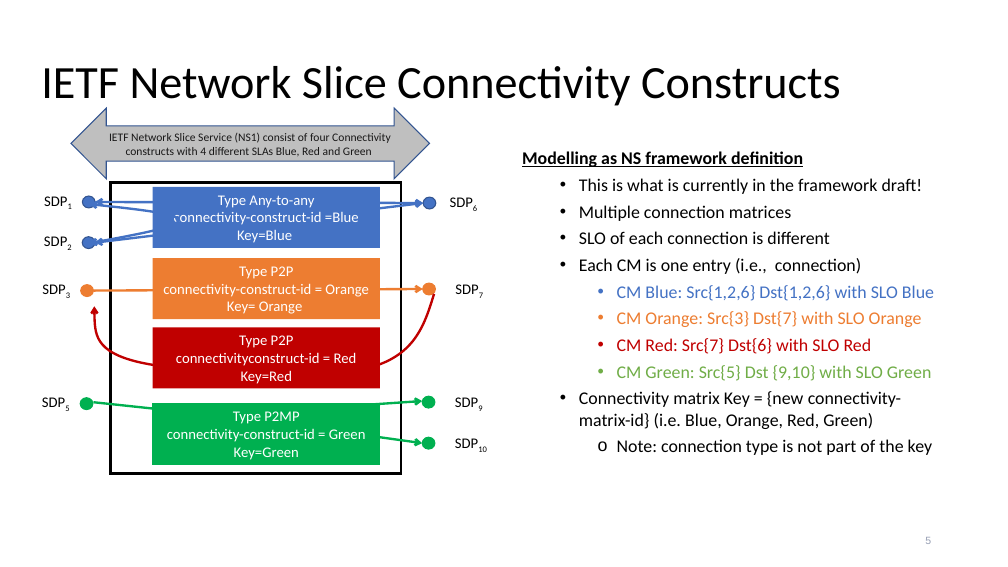
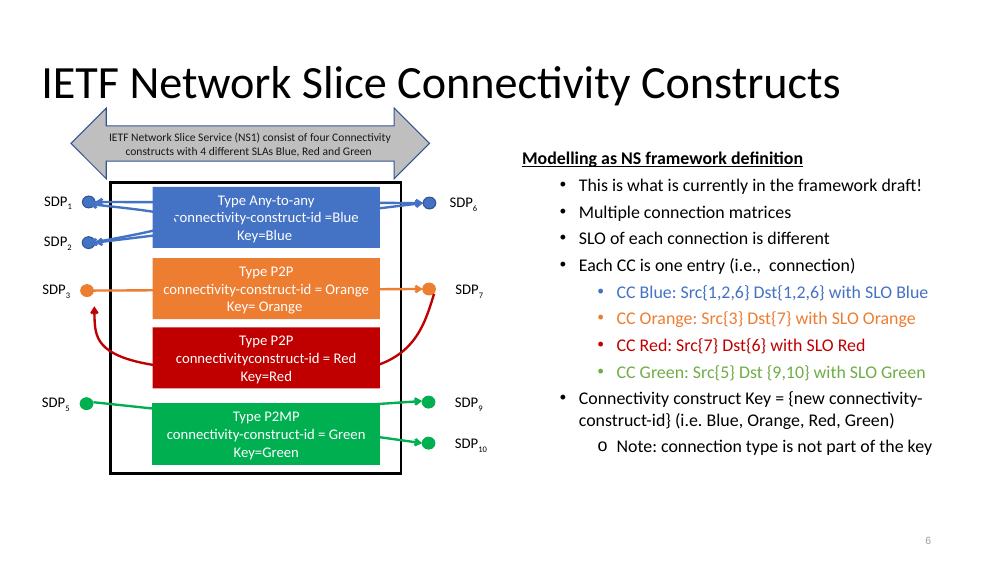
Before and after one commit to IETF-TEAS-WG/network-slice-topology, a slide deck: slide 6 of meeting-materials/draft-liu-teas-transport-network-slice-yang-07-ietf-118.pptx (slide 5 before the commit). Drawn at 1008x567 pixels with LibreOffice and Linux fonts; fonts in the diff are those of the drawing; background and template pictures are left out. Boxes give left, top, right and bottom in pixels: in the first picture for what was removed or moved away, otherwise in the second. Text is boxed around its words. In the diff, an @@ line names an element or a change of style, - is before the commit and + after.

```diff
--- a/meeting-materials/draft-liu-teas-transport-network-slice-yang-07-ietf-118.pptx
+++ b/meeting-materials/draft-liu-teas-transport-network-slice-yang-07-ietf-118.pptx
@@ text at bbox=[579, 258, 928, 429]: text changed @@
-  • Each CM is one entry (i.e., connection)
-    • CM Blue: Src{1,2,6} Dst{1,2,6} with SLO Blue
-    • CM Orange: Src{3} Dst{7} with SLO Orange
-    • CM Red: Src{7} Dst{6} with SLO Red
-    • CM Green: Src{5} Dst {9,10} with SLO Green
-  • Connectivity matrix Key = {new connectivity-matrix-id} (i.e. Blue, Orange, Red, Green)
+  • Each CC is one entry (i.e., connection)
+    • CC Blue: Src{1,2,6} Dst{1,2,6} with SLO Blue
+    • CC Orange: Src{3} Dst{7} with SLO Orange
+    • CC Red: Src{7} Dst{6} with SLO Red
+    • CC Green: Src{5} Dst {9,10} with SLO Green
+  • Connectivity construct Key = {new connectivity-construct-id} (i.e. Blue, Orange, Red, Green)
```
Also in this commit, not shown: 2 other slides changed, 1 slide added.
